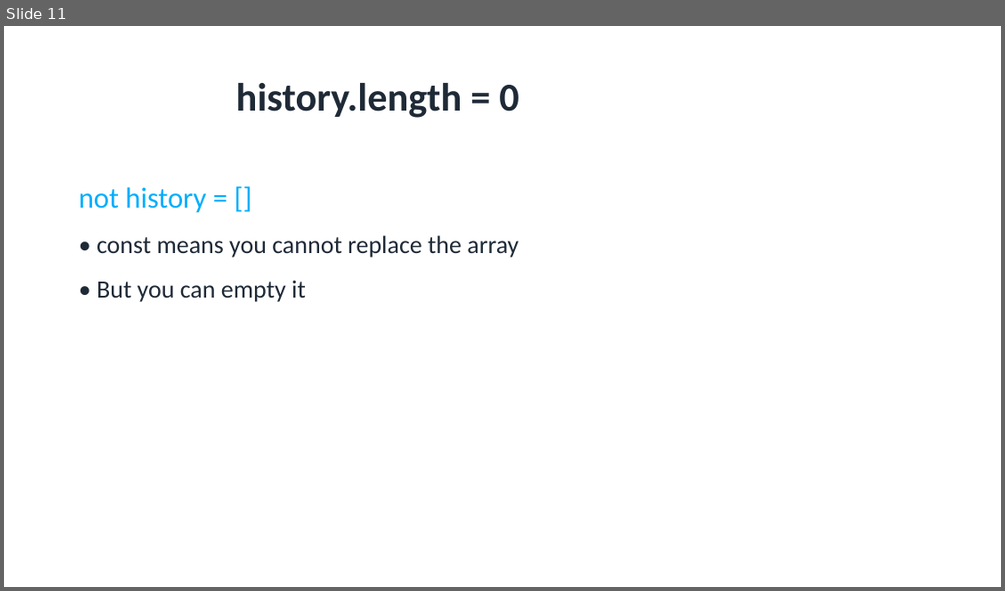
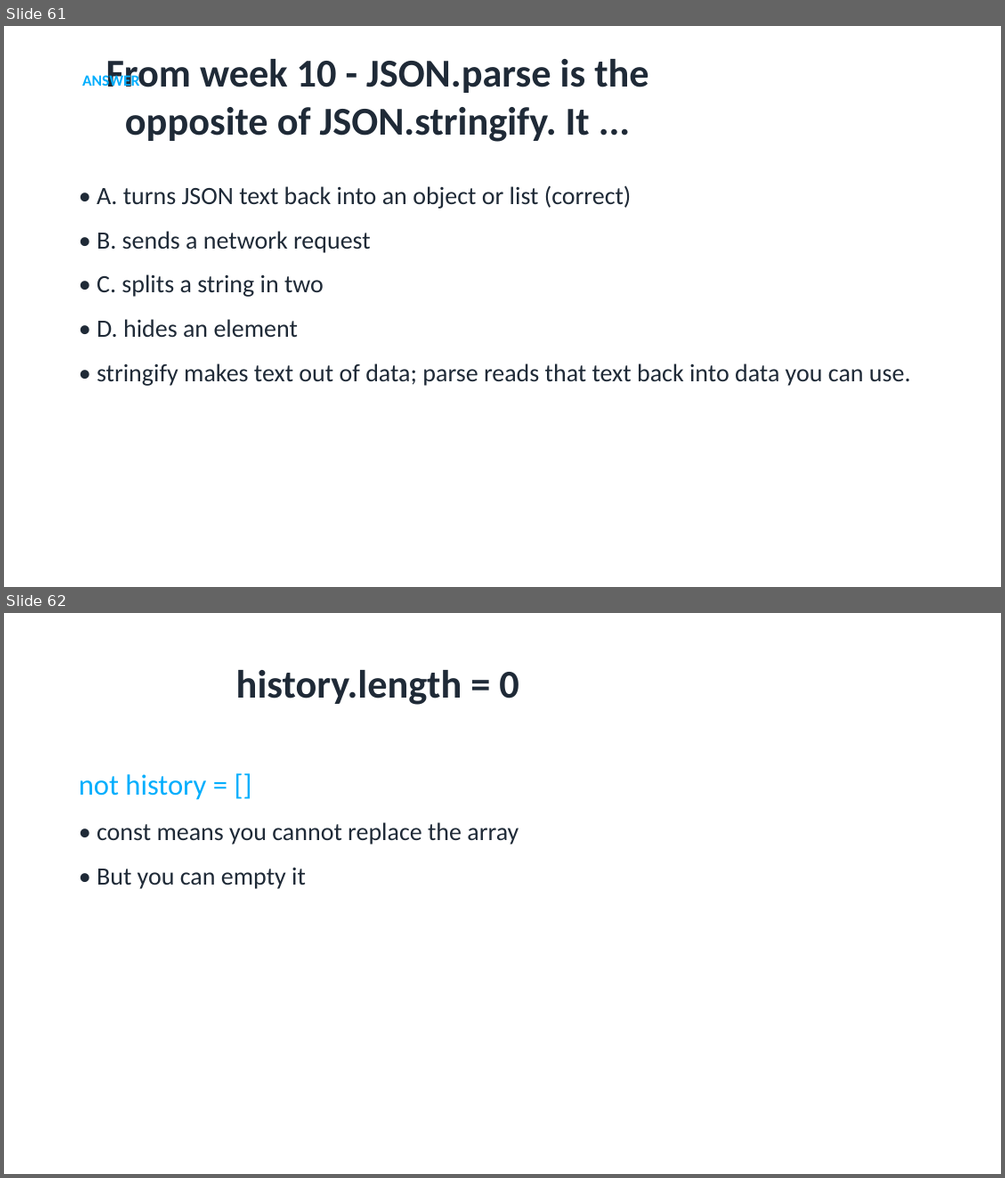
Before and after one commit to utgapps/utgapps.github.io, a slide deck: ai101/slides/week-12.pptx. Shown one above the other, each under a label of ours: slide 11 before the commit, slides 61 and 62 after it. The pictures are 1005x591 and 1005x1178 pixels, drawn with LibreOffice and Linux fonts; fonts in the diff are those of the drawing. Boxes give left, top, right and bottom in pixels: in the first picture for what was removed or moved away, otherwise in the second. Text is boxed around its words. In the diff, an @@ line names an element or a change of style, - is before the commit and + after.

```diff
--- a/ai101/slides/week-12.pptx
+++ b/ai101/slides/week-12.pptx
@@ slide 61 added at <box>4,26,1001,587</box>, background #FFFFFF @@
@@ text added at <box>82,73,139,87</box>, 15 pt, text #01AEFD, bold @@
+ANSWER
@@ title added at <box>106,59,648,142</box>, 38 pt, text #1F2A37, bold @@
+From week 10 - JSON.parse is the opposite of JSON.stringify. It ...
@@ text added at <box>97,185,911,386</box>, 24 pt, text #1F2A37 @@
+• A. turns JSON text back into an object or list (correct)
+• B. sends a network request
+• C. splits a string in two
+• D. hides an element
+• stringify makes text out of data; parse reads that text back into data you can use.
@@ what was slide 11 is now slide 62 @@
```
Also in this commit, not shown: 4 slides changed, 52 other slides added, 1 slide removed, 32 other files.
